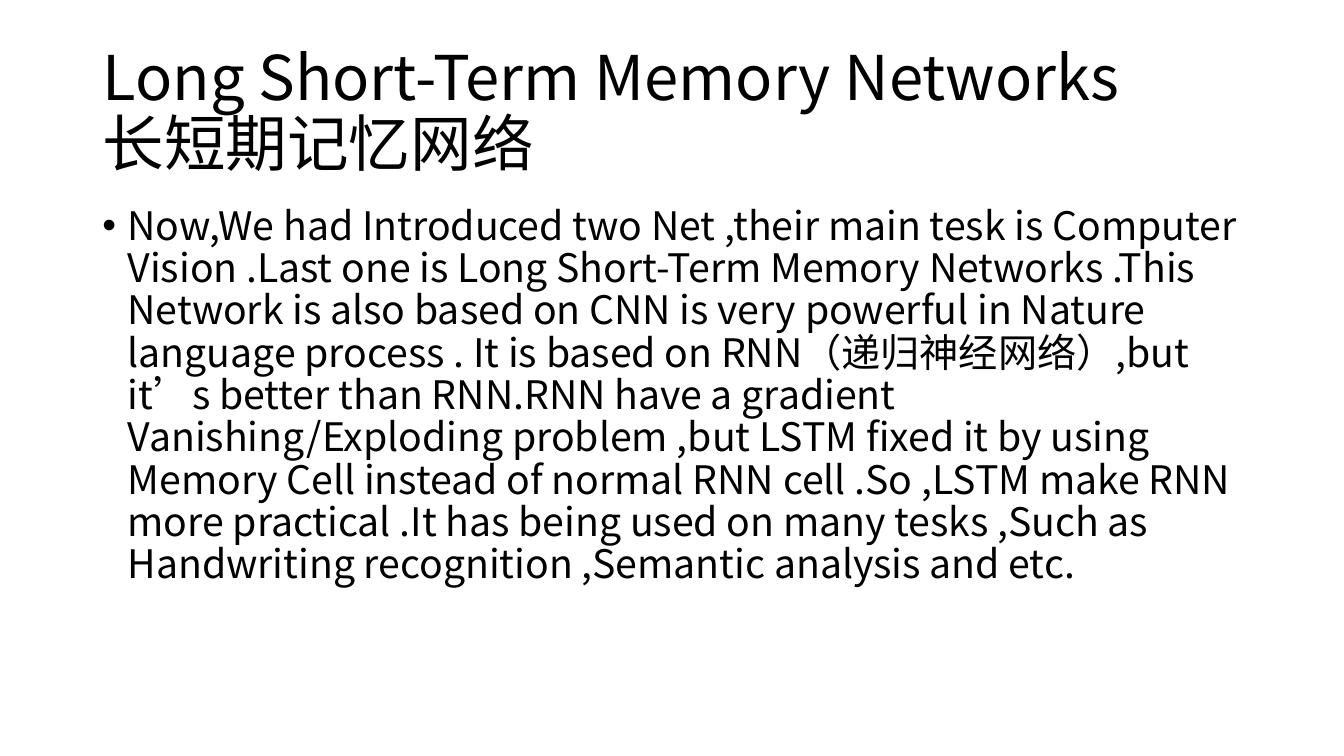
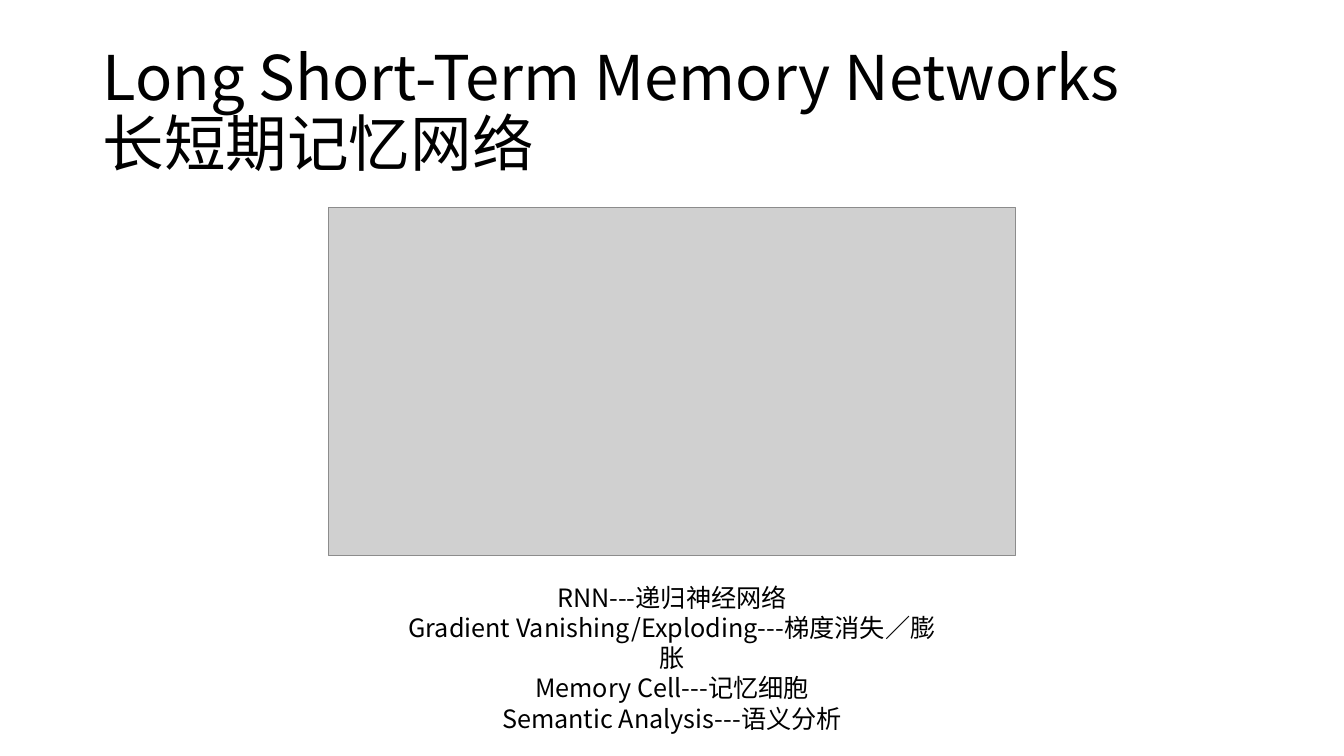
Before and after one commit to maxfff9797/MyNote, a slide deck: slide 3 of pre_fff.pptx (slide 5 before the commit). Drawn at 1344x756 pixels with LibreOffice and Linux fonts; fonts in the diff are those of the drawing; grey boxes stand for pictures. Boxes give left, top, right and bottom in pixels: in the first picture for what was removed or moved away, otherwise in the second. Text is boxed around its words. In the diff, an @@ line names an element or a change of style, - is before the commit and + after.

```diff
--- a/pre_fff.pptx
+++ b/pre_fff.pptx
@@ text removed at [128,208,1236,588] @@
-• Now,We had Introduced two Net ,their main tesk is Computer Vision .Last one is Long Short-Term Memory Networks .This Network is also based on CNN is very powerful in Nature language process . It is based on RNN（递归神经网络）,but it’s better than RNN.RNN have a gradient Vanishing/Exploding problem ,but LSTM fixed it by using Memory Cell instead of normal RNN cell .So ,LSTM make RNN more practical .It has being used on many tesks ,Such as Handwriting recognition ,Semantic analysis and etc.
@@ picture added at [329,208,1016,557] @@
@@ text added at [409,585,935,734], 18 pt, text #000000 @@
+RNN---递归神经网络
+Gradient Vanishing/Exploding---梯度消失／膨胀
+Memory Cell---记忆细胞
+Semantic Analysis---语义分析
```
Also in this commit, not shown: 1 other slide changed, 1 slide added, 3 slides removed.
